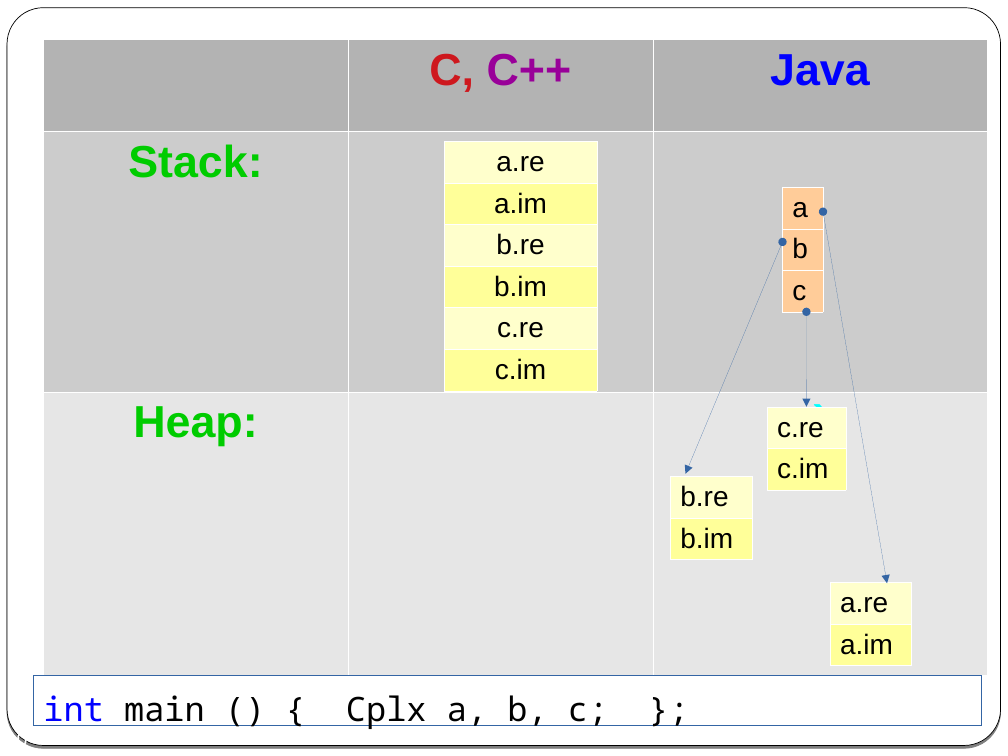
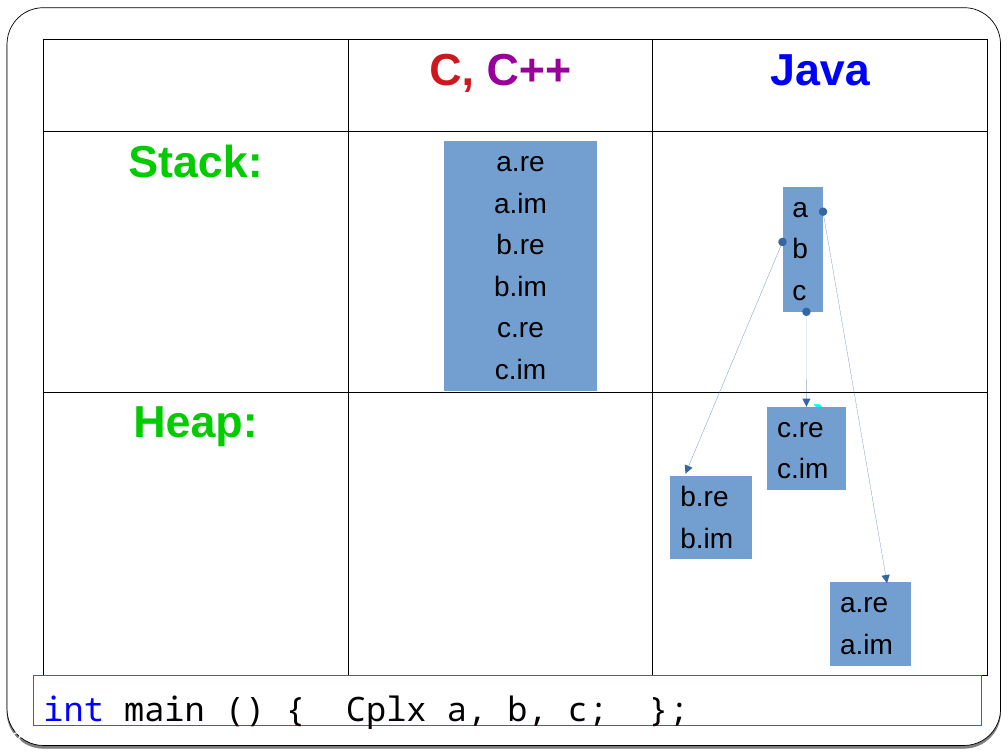
Before and after one commit to cpp-at-ariel/cpp-5779, a slide deck: slide 8 of 02-classes-constructors-destructors/slides-1-classes.odp (slide 10 before the commit). Drawn at 1008x756 pixels with LibreOffice and Linux fonts; fonts in the diff are those of the drawing. Boxes give left, top, right and bottom in pixels: in the first picture for what was removed or moved away, otherwise in the second. Text is boxed around its words. In the diff, an @@ line names an element or a change of style, - is before the commit and + after.

```diff
--- a/02-classes-constructors-destructors/slides-1-classes.odp
+++ b/02-classes-constructors-destructors/slides-1-classes.odp
@@ table at [43, 39, 987, 675] @@
@@ fill #B3B3B3 to none in 2 cells @@
@@ fill #CCCCCC to none in row 2, column 1 @@
@@ fill #E6E6E6 to none in 2 cells @@
@@ borders changed @@
@@ table at [445, 141, 598, 391] @@
@@ fill #FFFFCC to #729FCF in 3 cells @@
@@ fill #FFFF99 to #729FCF in 3 cells @@
@@ borders changed @@
@@ table at [782, 187, 823, 312] @@
@@ fill #FFCC99 to #729FCF in 3 cells @@
@@ borders changed @@
@@ table at [767, 407, 846, 491] @@
@@ fill #FFFFCC to #729FCF in row 1, column 1 @@
@@ fill #FFFF99 to #729FCF in row 2, column 1 @@
@@ borders changed @@
@@ table at [670, 476, 752, 559] @@
@@ fill #FFFFCC to #729FCF in row 1, column 1 @@
@@ fill #FFFF99 to #729FCF in row 2, column 1 @@
@@ borders changed @@
@@ table at [831, 583, 911, 666] @@
@@ fill #FFFFCC to #729FCF in row 1, column 1 @@
@@ fill #FFFF99 to #729FCF in row 2, column 1 @@
@@ borders changed @@
@@ page number at [11, 731, 22, 742]: text changed @@
-10
+8
```
Also in this commit, not shown: 6 other slides changed, 2 slides removed, 54 other files.
